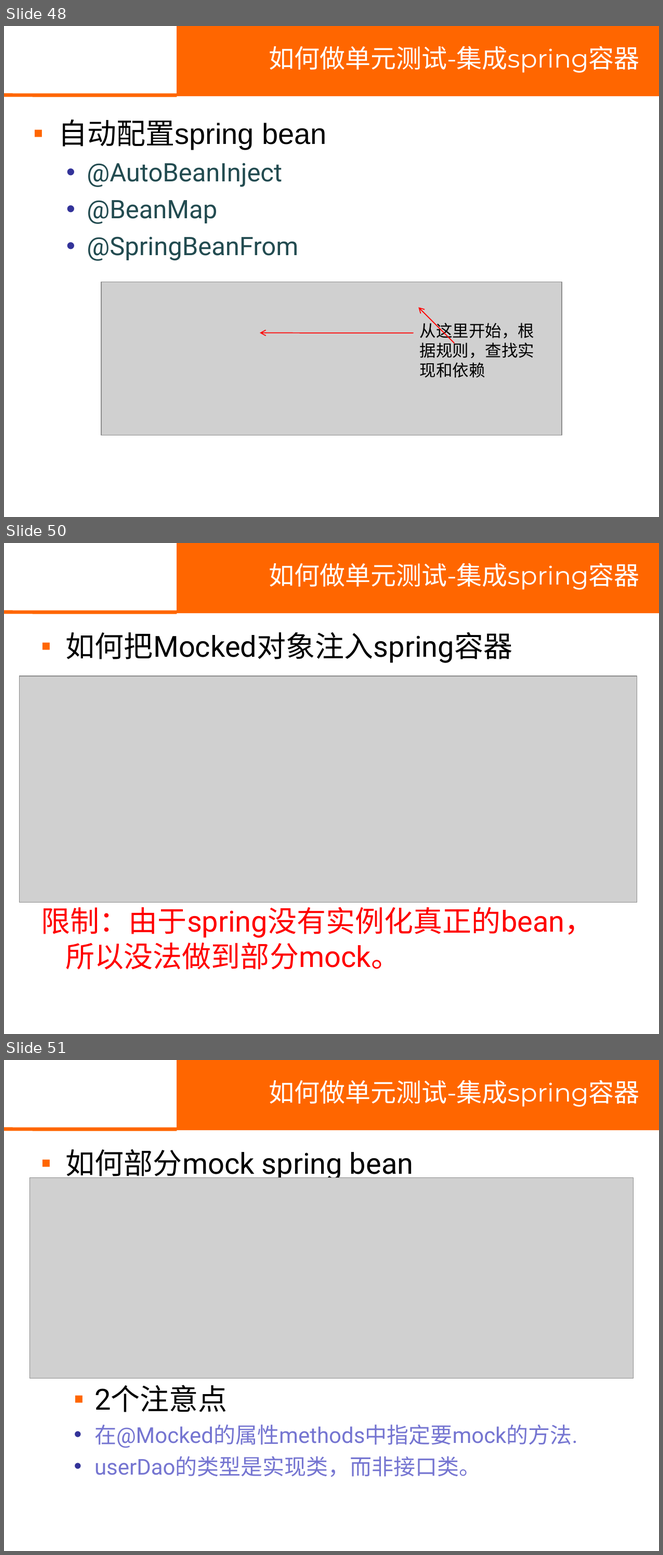
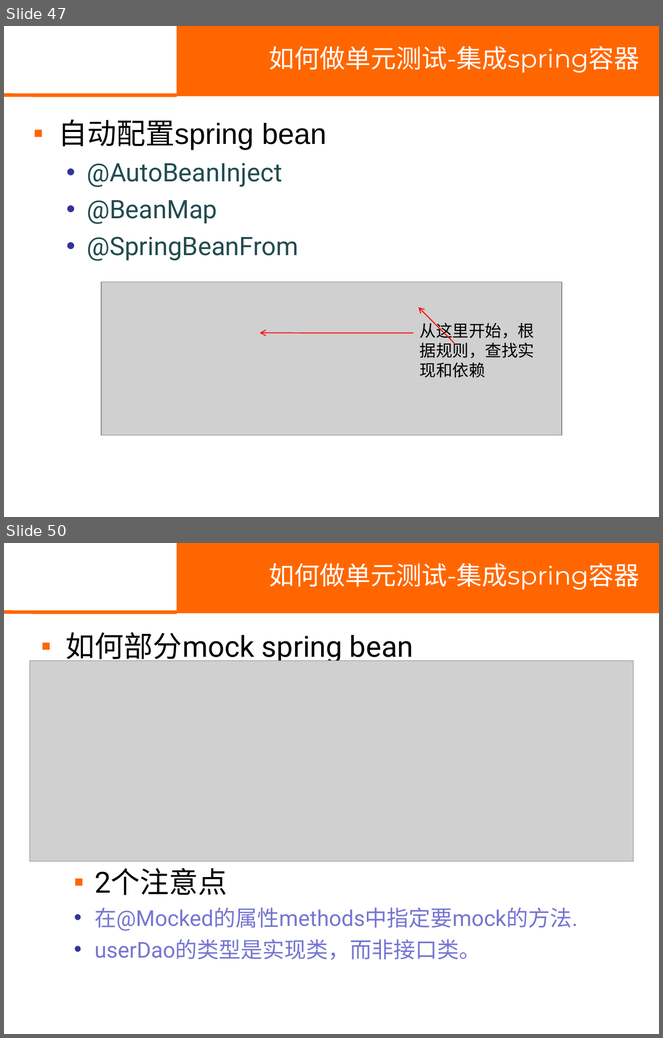
Before and after one commit to shuhuiguo/jtester, a slide deck: jtester-tutorial/db/单元测试入门.ppt. Shown one above the other, each under a label of ours: slides 48, 50 and 51 before the commit, slides 47 and 50 after it; the slides between them are not shown. The pictures are 663x1555 and 663x1038 pixels, drawn with LibreOffice and Linux fonts; fonts in the diff are those of the drawing; grey boxes stand for pictures; background and template pictures are left out. Boxes give left, top, right and bottom in pixels: in the first picture for what was removed or moved away, otherwise in the second. Text is boxed around its words. In the diff, an @@ line names an element or a change of style, - is before the commit and + after.

```diff
--- a/jtester-tutorial/db/单元测试入门.ppt
+++ b/jtester-tutorial/db/单元测试入门.ppt
@@ slide 50 removed at (4,543,659,1034), background #FFFFFF; not listed: 2 template elements that a slide beside it also shows @@
@@ title removed at (269,563,640,590) @@
-如何做单元测试-集成spring容器
@@ text removed at (41,632,594,970) @@
-▪ 如何把Mocked对象注入spring容器
-限制：由于spring没有实例化真正的bean，所以没法做到部分mock。
@@ picture removed at (19,676,637,903) @@
@@ what was slide 48 is now slide 47 @@
@@ what was slide 51 is now slide 50 @@
```
Also in this commit, not shown: 3 slides changed.
